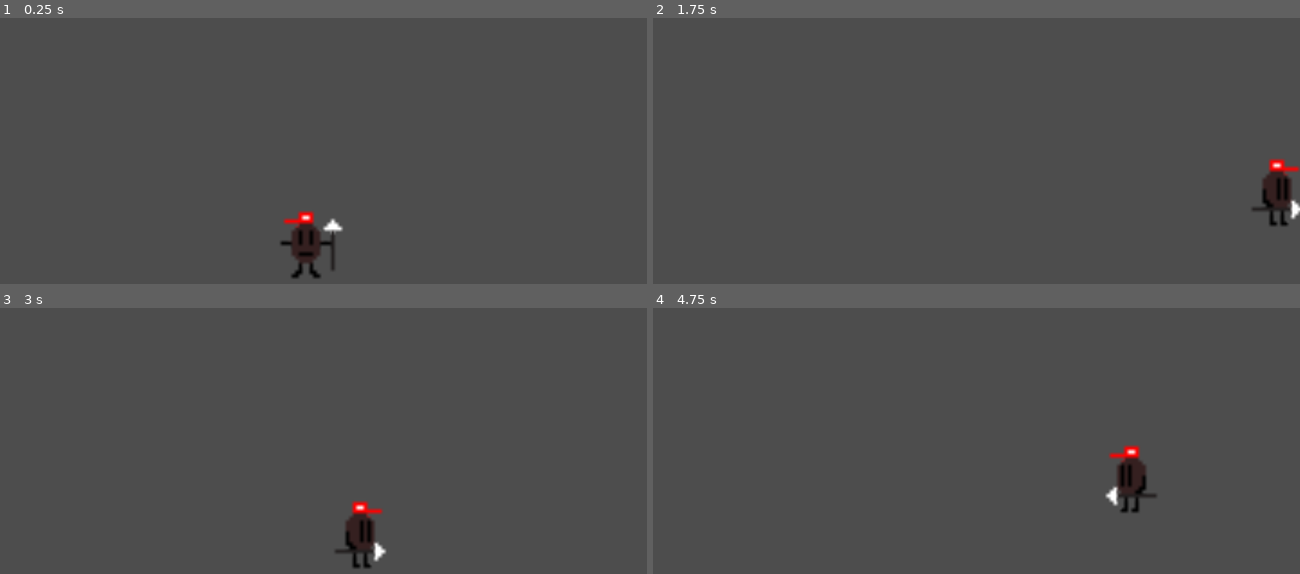
Above: before the commit, frames 1-4 (two rows, left to right).
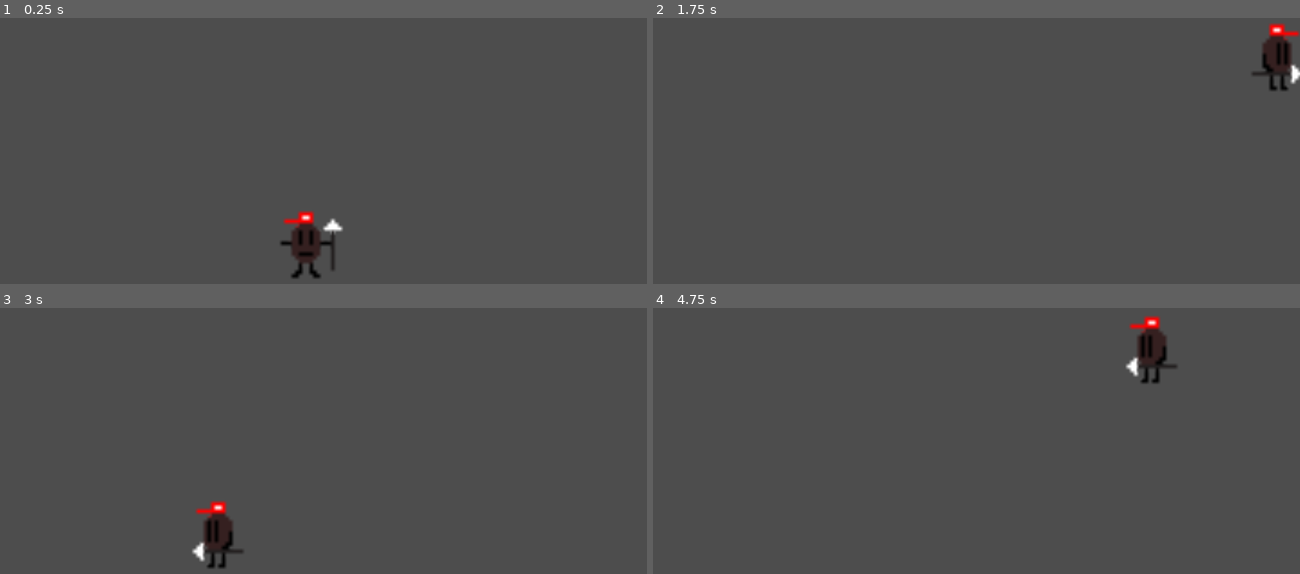
Above: after the commit, the same moments.

Repository: SonuTheNecro/GodotLearningEnvironment
Game: Godot game, scene res://level.tscn
Two runs of this game, one before a commit and one after it. Both use one fixed random seed, a clock stepped at 60 frames per second and the inputs below.
Inputs:
- Up to frame 1 (0.25 s): no input
- Up to frame 2 (1.75 s): tap Enter at 0.5 s; hold Shift (run) 0.53-1.28 s; hold D (move_right) from 0.53 s (still down); tap W (jump) at 0.77, 1.52 s; tap S (duck) at 1.35 s; tap Shift (run) at 1.55 s
- Up to frame 3 (3 s): release D (move_right) at 2.03 s; hold A (move_left) 2.03-2.78 s; hold Shift (run) 2.03-2.78 s; hold D (move_right) from 2.78 s (still down); tap Shift (run) at 2.85 s
- Up to frame 4 (4.75 s): tap W (jump) at 3.02, 3.77, 4.52 s; hold S (duck) 3.53-4.28 s; tap Shift (run) at 3.8, 4.35 s; release D (move_right) at 4.28 s; hold A (move_left) from 4.28 s (still down)

The runs differ from the first frame. In frame 2, 2.0% of the frame differs, in the area x 92-100%, y 2-79%; in frame 3, 2.0%; in frame 4, 2.0%, in the area x 69-81%, y 3-77%.

Commit message:
feat: sprint + sprint animation

Diff:
--- a/player.gd
+++ b/player.gd
@@ -1,19 +1,23 @@
 extends CharacterBody2D
-const speed : int = 500
+var speed : int = 500
 const jump_power: int = -2000
 const acc : int = 50
 const friction : int = 70 # > than acc
-const gravity : int = 200
+const gravity : int = 140
 const max_jumps : int = 2
 var current_jumps : int = 0
 
 func _physics_process(delta):
 	var input_dir : Vector2 = input()
 	if not is_on_floor():
-		velocity.y = gravity
+		velocity.y += gravity
 	else:
 		velocity.y = 0
 	if input_dir != Vector2.ZERO:
+		if Input.is_action_pressed("run"):
+			speed = 750
+		else:
+			speed = 500
 		velocity = velocity.move_toward(speed * input_dir, acc) #Accerlate
 		play_animation()
 	else:
@@ -32,7 +36,10 @@
 	elif Input.is_action_pressed("duck"):
 		$AnimatedSprite2D.animation = "duck"
 	elif velocity.x != 0:
-		$AnimatedSprite2D.animation = "walk"
+		if speed == 500:
+			$AnimatedSprite2D.animation = "walk"
+		else:
+			$AnimatedSprite2D.animation = "run"
 	else:
 		$AnimatedSprite2D.animation = "idle"
 
--- a/player.tscn
+++ b/player.tscn
@@ -278,4 +278,4 @@
 position = Vector2(435, 624)
 scale = Vector2(5, 5.074)
 sprite_frames = SubResource("SpriteFrames_3dqom")
-animation = &"attack"
+animation = &"walk"
